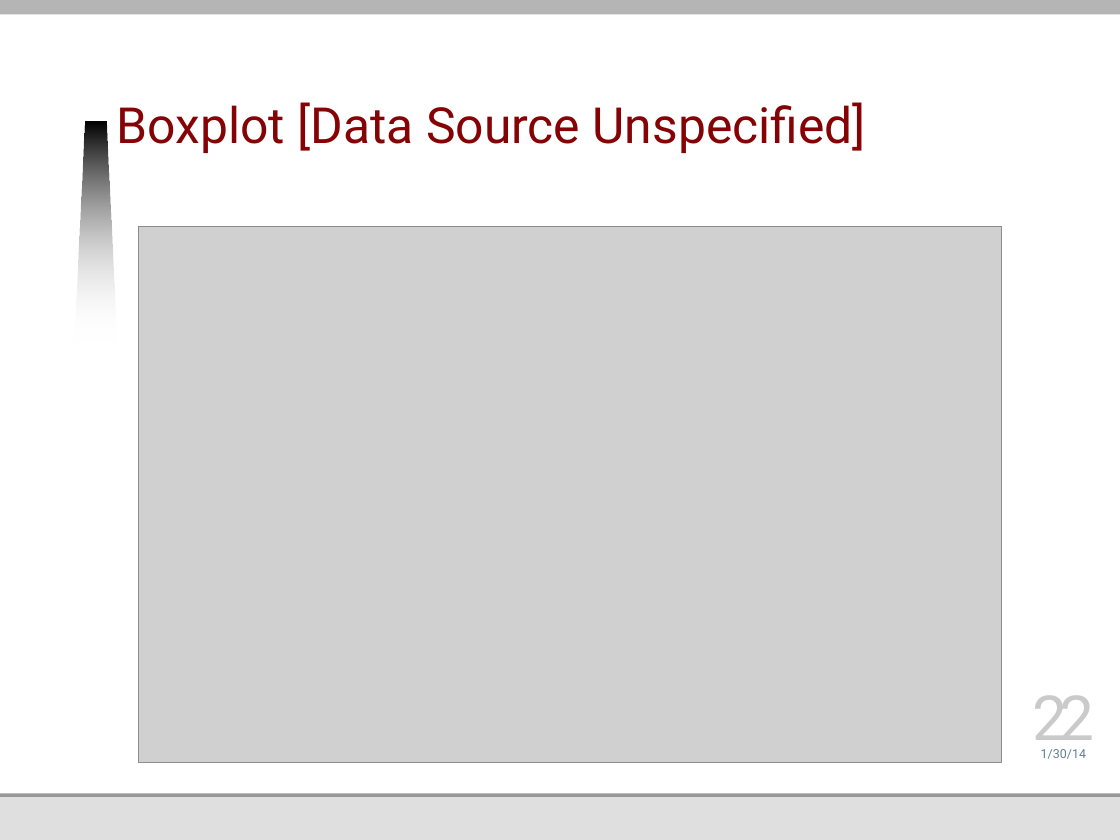
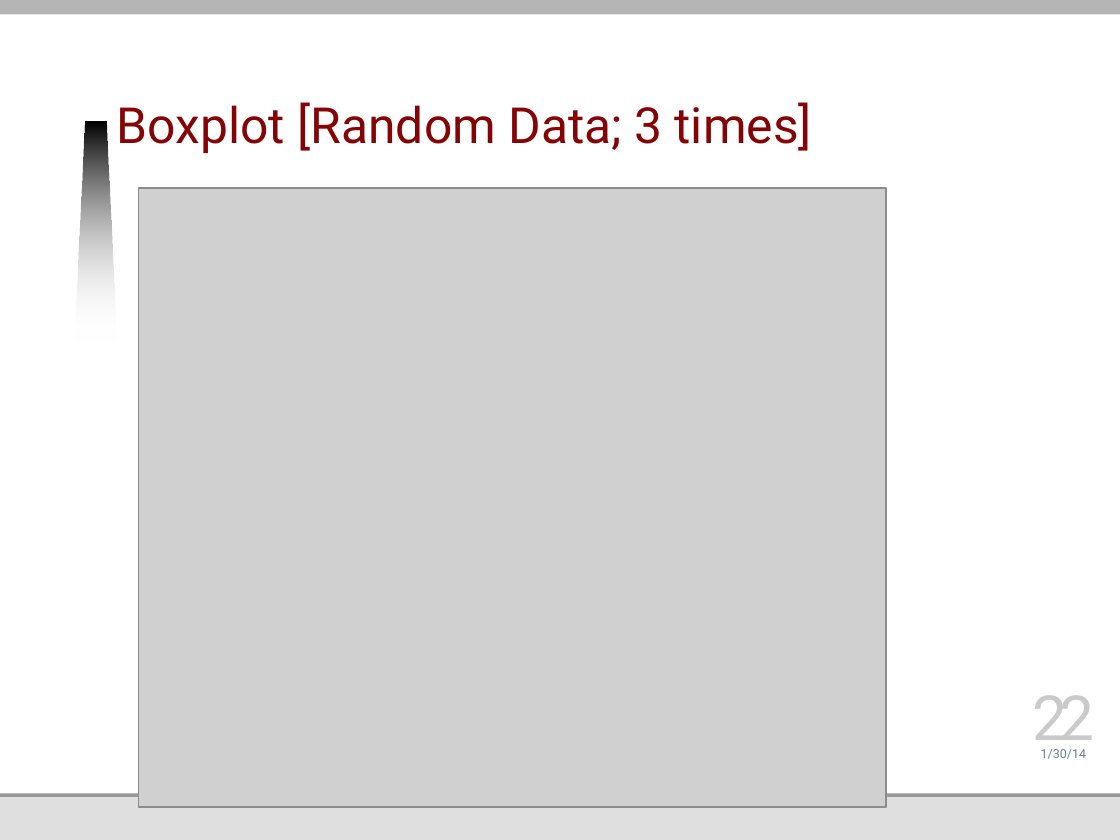
Before and after one commit to jmankoff/data, a slide deck: slide 22 of Lectures/6 Exploration.pptx. Drawn at 1120x840 pixels with LibreOffice and Linux fonts; fonts in the diff are those of the drawing; grey boxes stand for pictures; background and template pictures are left out. Boxes give left, top, right and bottom in pixels: in the first picture for what was removed or moved away, otherwise in the second. Text is boxed around its words. In the diff, an @@ line names an element or a change of style, - is before the commit and + after.

```diff
--- a/Lectures/6 Exploration.pptx
+++ b/Lectures/6 Exploration.pptx
@@ title at [117,102,812,153]: text changed @@
-Boxplot [Data Source Unspecified]
+Boxplot [Random Data; 3 times]
@@ picture: place and size @@
-picture at [138,226,1001,763]
+picture at [138,188,886,808]
```
Also in this commit, not shown: 1 slide removed, 1 other file.
